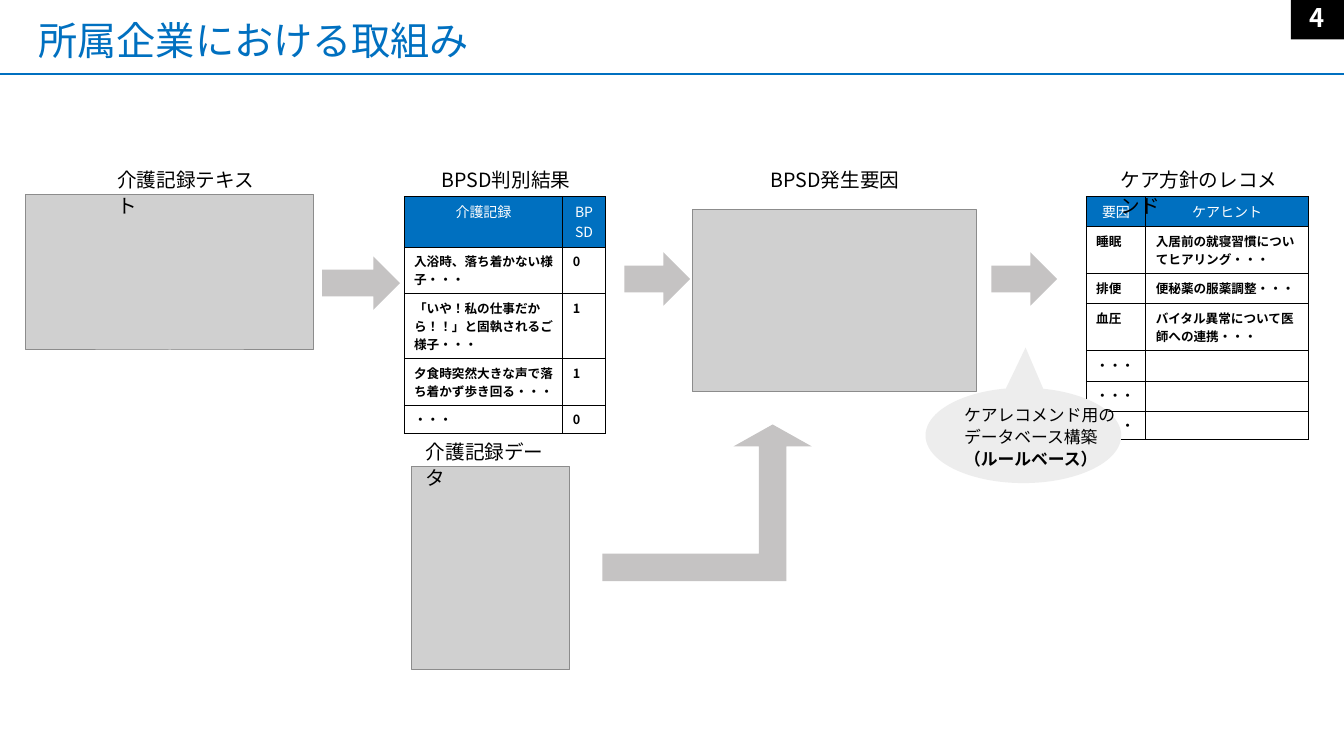
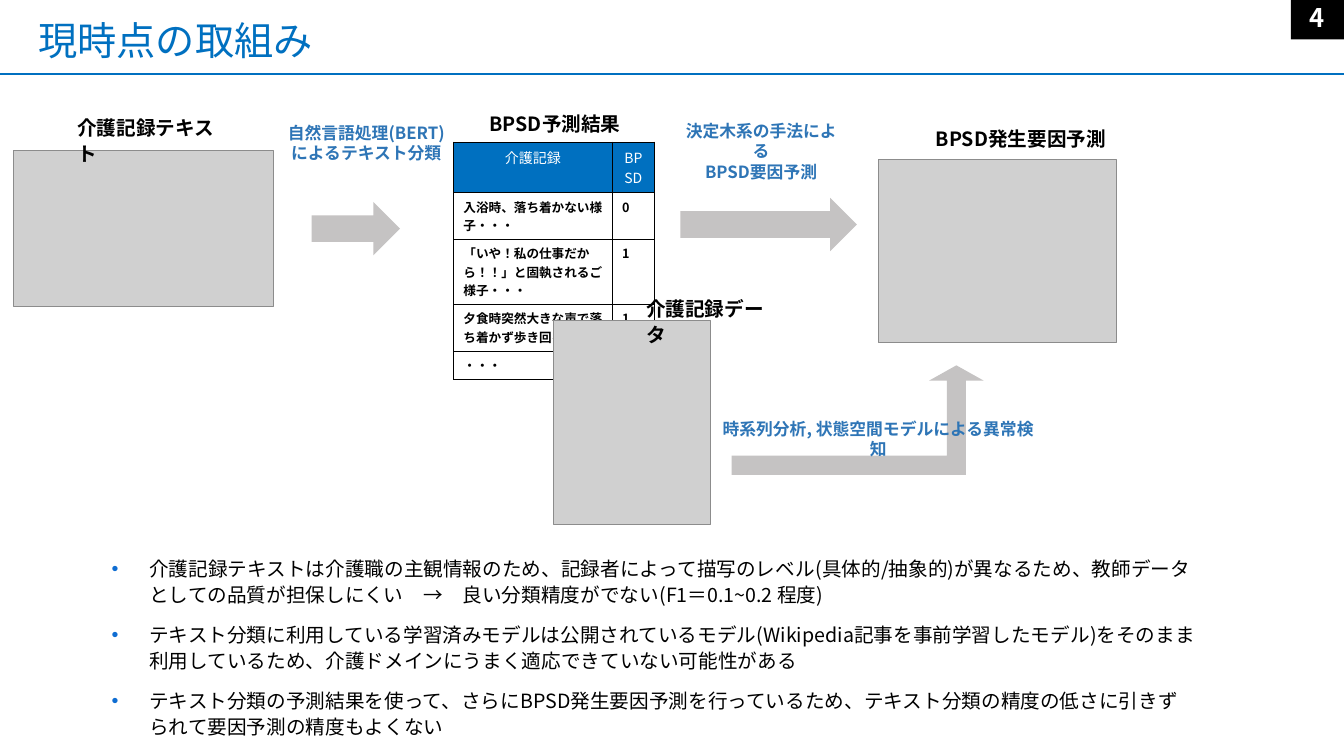
Before and after one commit to nukano0522/d3js_visualization, a slide deck: slide 4 of 口頭発表資料.pptx. Drawn at 1344x756 pixels with LibreOffice and Linux fonts; fonts in the diff are those of the drawing; grey boxes stand for pictures; background and template pictures are left out. Boxes give left, top, right and bottom in pixels: in the first picture for what was removed or moved away, otherwise in the second. Text is boxed around its words. In the diff, an @@ line names an element or a change of style, - is before the commit and + after.

```diff
--- a/口頭発表資料.pptx
+++ b/口頭発表資料.pptx
@@ title at [38,22,312,59]: text changed @@
-所属企業における取組み
+現時点の取組み
@@ text "介護記録テキスト": place and size @@
-text "介護記録テキスト" at [117,170,254,214]
+text "介護記録テキスト" at [77,118,214,162]
@@ text "介護記録テキスト" at [77,118,214,162]: bold on @@
@@ text at [489,114,620,133]: text changed; bold on @@
-BPSD判別結果
+BPSD予測結果
@@ text added at [288,124,445,161], 12 pt, text #2E75B6, bold @@
+自然言語処理(BERT)
+によるテキスト分類
@@ table: place and size @@
-table at [404,197,605,428]
+table at [454,142,654,371]
@@ text added at [686,122,837,180], 12 pt, text #2E75B6, bold @@
+決定木系の手法による
+BPSD要因予測
@@ text added at [936,129,1106,148], 14 pt, text #000000, bold @@
+BPSD発生要因予測
@@ picture: place and size @@
-picture at [25,195,314,350]
+picture at [14,151,274,307]
@@ text removed at [770,170,899,189] @@
-BPSD発生要因
@@ picture: place and size @@
-picture at [693,210,977,392]
+picture at [878,160,1116,343]
@@ text removed at [1120,170,1277,265] @@
-ケア方針のレコメンド
@@ right arrow: place and size @@
-right arrow at [323,256,400,310]
+right arrow at [312,202,400,255]
@@ right arrow: place and size @@
-right arrow at [625,252,691,306]
+right arrow at [681,198,857,251]
@@ table removed at [1087,197,1309,435], 7 rows, 2 columns @@
-要因 | ケアヒント
-睡眠 | 入居前の就寝習慣についてヒアリング・・・
-排便 | 便秘薬の服薬調整・・・
-血圧 | バイタル異常について医師への連携・・・
-・・・ | 
-・・・ | 
-・・・ | 
@@ right arrow removed at [992,252,1058,306] @@
@@ text "介護記録データ" at [646,296,764,343]: bold on @@
@@ text "介護記録データ": place and size @@
-text "介護記録データ" at [426,442,544,486]
+text "介護記録データ" at [646,296,764,343]
@@ picture: place and size @@
-picture at [412,467,570,670]
+picture at [554,321,711,524]
@@ bent up arrow: place and size @@
-bent up arrow at [603,424,813,581]
+bent up arrow at [732,365,984,475]
@@ speech bubble removed at [926,388,1121,484] @@
-ケアレコメンド用の
-データベース構築
-（ルールベース）
@@ text added at [723,418,1034,456], 12 pt, text #2E75B6, bold @@
+時系列分析, 状態空間モデルによる異常検知
@@ text added at [149,559,1195,736], 14 pt, text #000000 @@
+• 介護記録テキストは介護職の主観情報のため、記録者によって描写のレベル(具体的/抽象的)が異なるため、教師データとしての品質が担保しにくい → 良い分類精度がでない(F1＝0.1~0.2 程度)
+• テキスト分類に利用している学習済みモデルは公開されているモデル(Wikipedia記事を事前学習したモデル)をそのまま利用しているため、介護ドメインにうまく適応できていない可能性がある
+• テキスト分類の予測結果を使って、さらにBPSD発生要因予測を行っているため、テキスト分類の精度の低さに引きずられて要因予測の精度もよくない
```
Also in this commit, not shown: 3 other slides changed.
